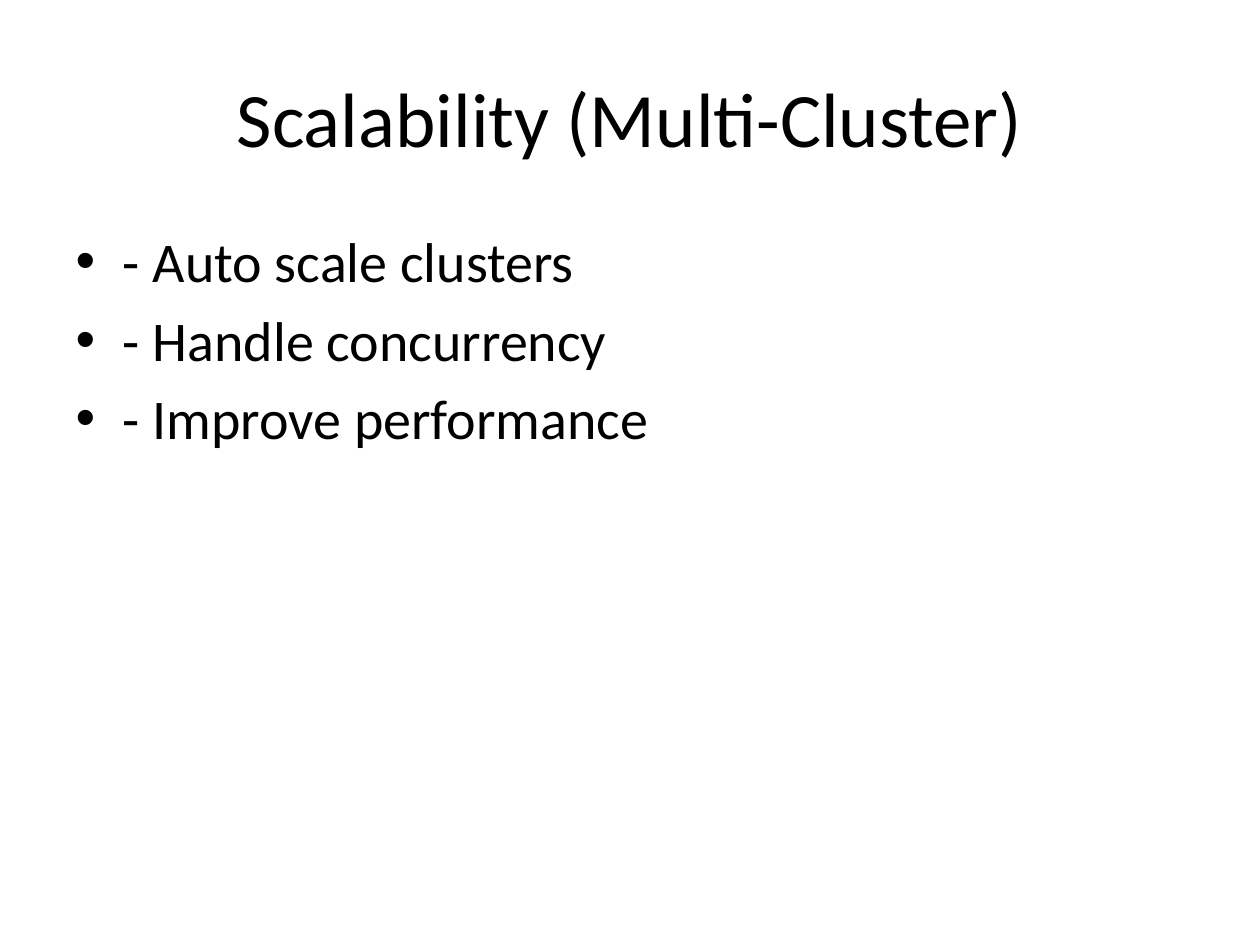
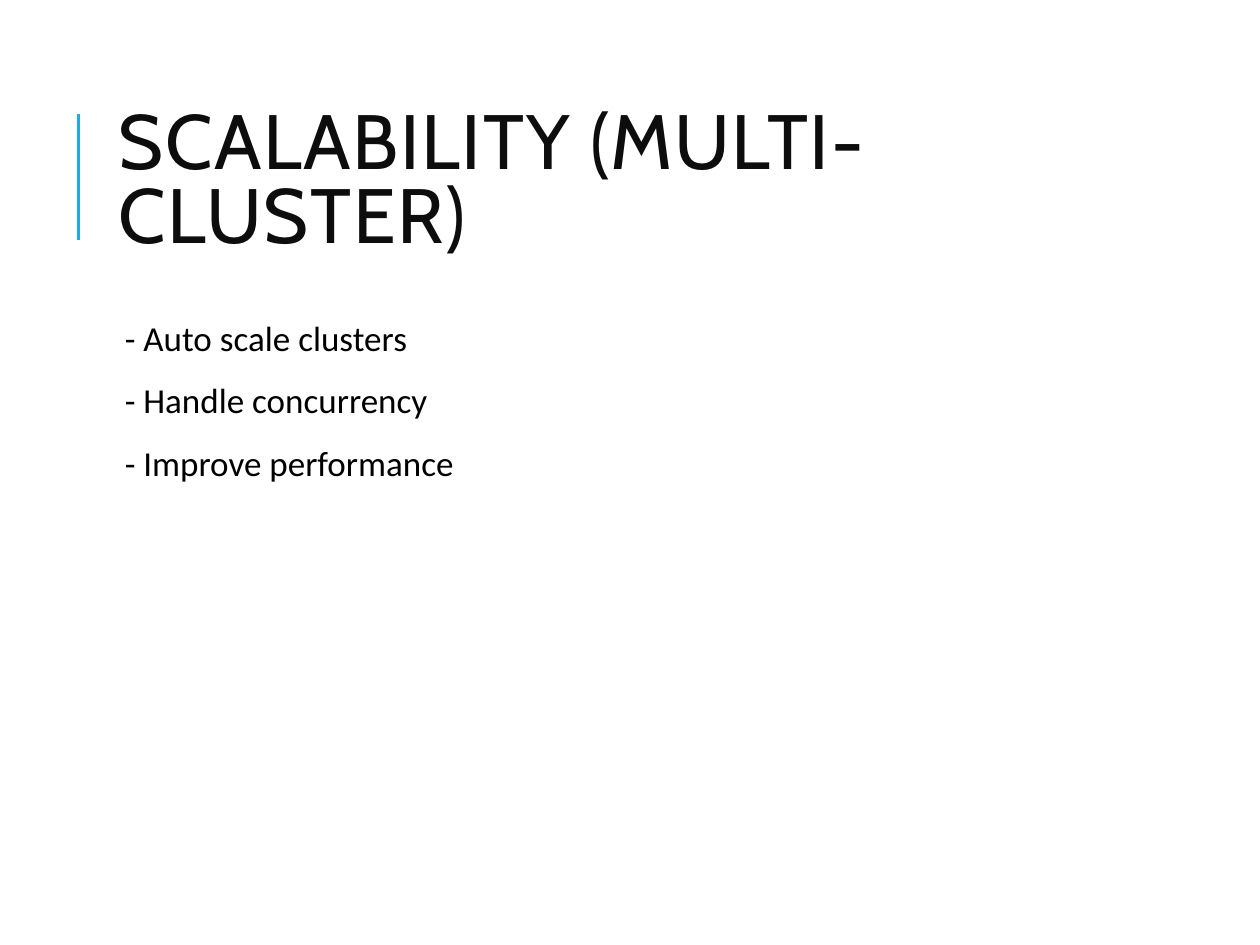
Before and after one commit to vikash-verma-profile/DE-Sig-March-2026, a slide deck: slide 10 of Week-2/Day-4/Snowflake_Modules_1_3.pptx. Drawn at 1260x945 pixels with LibreOffice and Linux fonts; fonts in the diff are those of the drawing. Boxes give left, top, right and bottom in pixels: in the first picture for what was removed or moved away, otherwise in the second. Text is boxed around its words. In the diff, an @@ line names an element or a change of style, - is before the commit and + after.

```diff
--- a/Week-2/Day-4/Snowflake_Modules_1_3.pptx
+++ b/Week-2/Day-4/Snowflake_Modules_1_3.pptx
@@ line added from (78, 239) to (78, 113), #1CADE4 1.5 pt @@
@@ title at box(118, 111, 863, 254): text changed; font Calibri to Cabin; text colour #000000 to #0D0D0D @@
-Scalability (Multi-Cluster)
+SCALABILITY (MULTI-CLUSTER)
@@ text "- Auto scale clusters": place and size @@
-text "- Auto scale clusters" at box(153, 243, 648, 448)
+text "- Auto scale clusters" at box(143, 326, 453, 482)
@@ text "- Auto scale clusters" at box(143, 326, 453, 482): size 32 to 20 pt; bullet • to  ; line spacing 1 to 0.9; more space between paragraphs @@
```
Also in this commit, not shown: 27 other slides changed, 5 other files.
